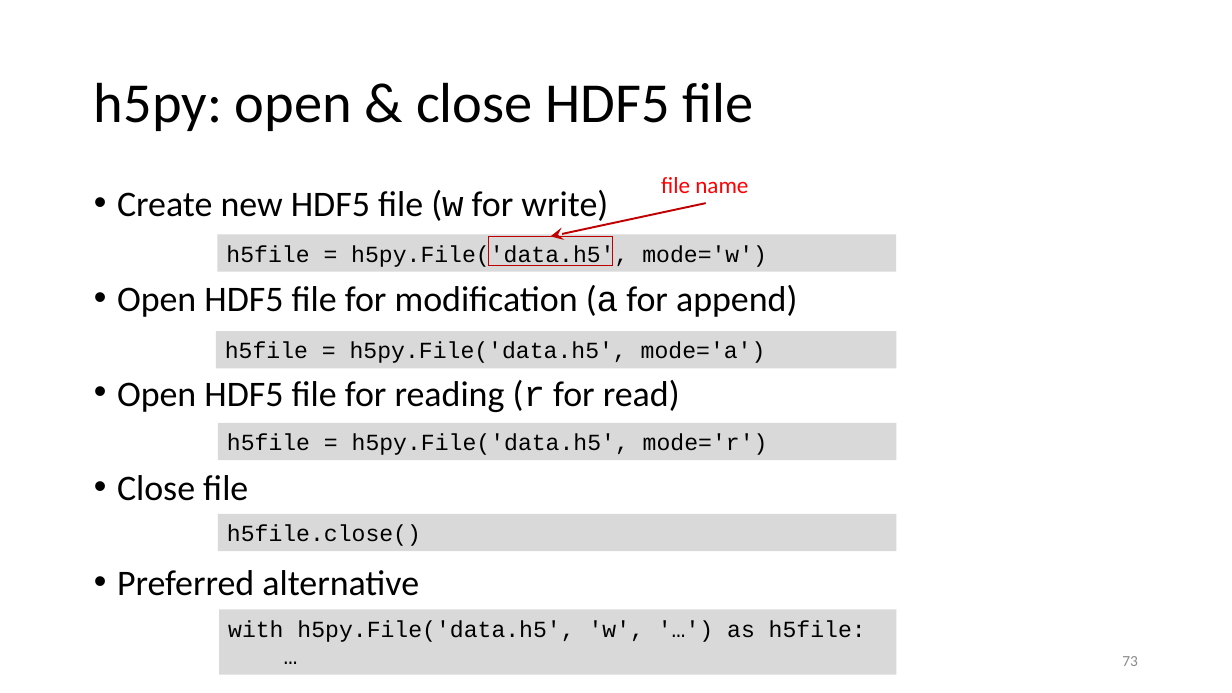
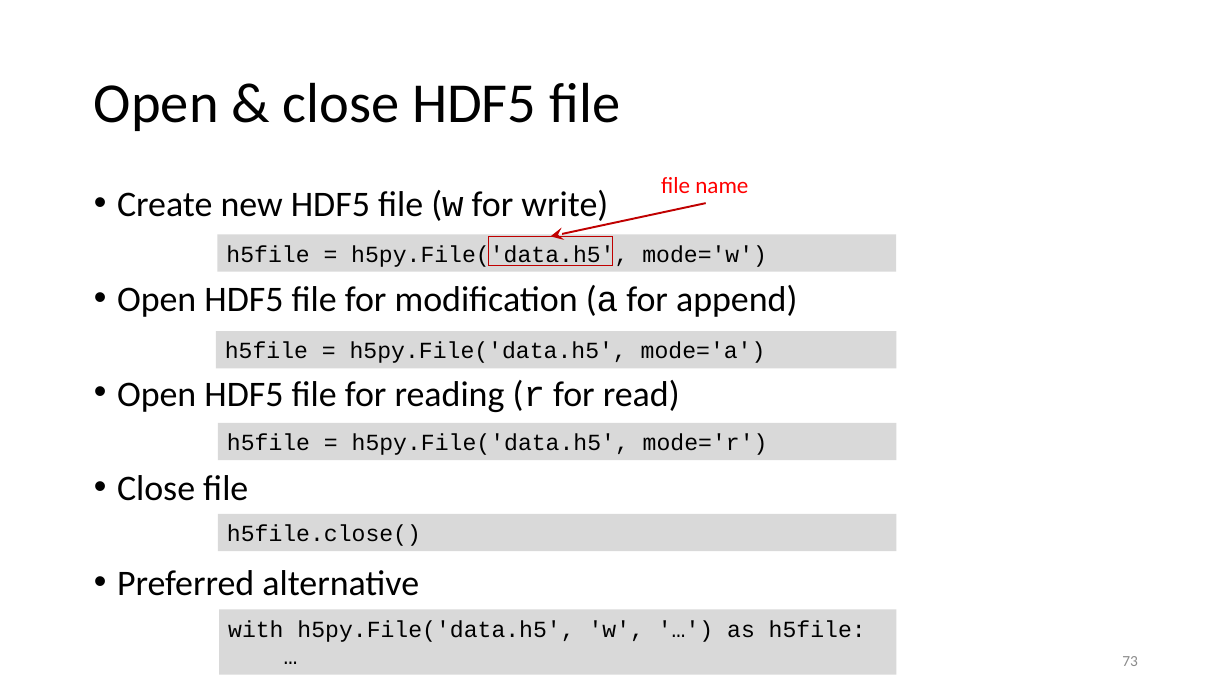
Before and after one commit to gjbex/Scientific-Python, a slide deck: slide 73 of scientific_python.pptx. Drawn at 1232x693 pixels with LibreOffice and Linux fonts; fonts in the diff are those of the drawing. Boxes give left, top, right and bottom in pixels: in the first picture for what was removed or moved away, otherwise in the second. Text is boxed around its words. In the diff, an @@ line names an element or a change of style, - is before the commit and + after.

```diff
--- a/scientific_python.pptx
+++ b/scientific_python.pptx
@@ title at (x1=94, y1=82, x2=620, y2=131): text changed @@
-h5py: open & close HDF5 file
+Open & close HDF5 file
```
Also in this commit, not shown: 7 other slides changed, 10 slides removed, 14 other files.
